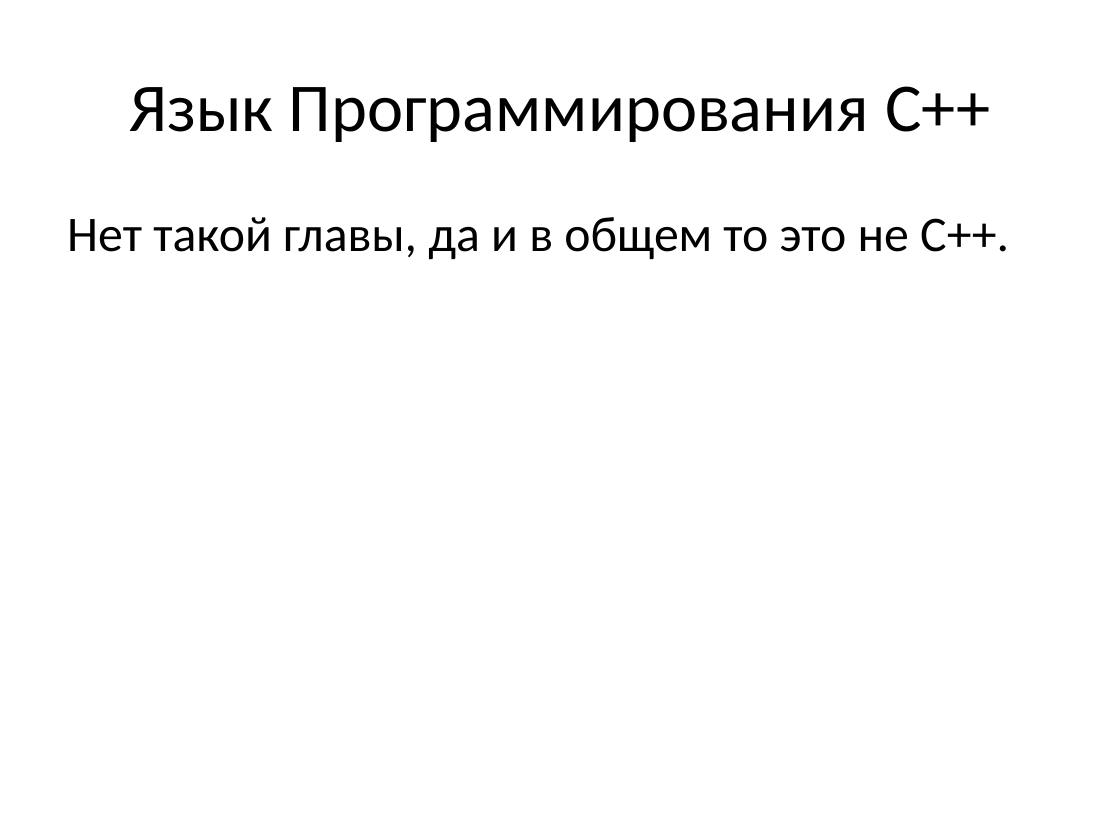
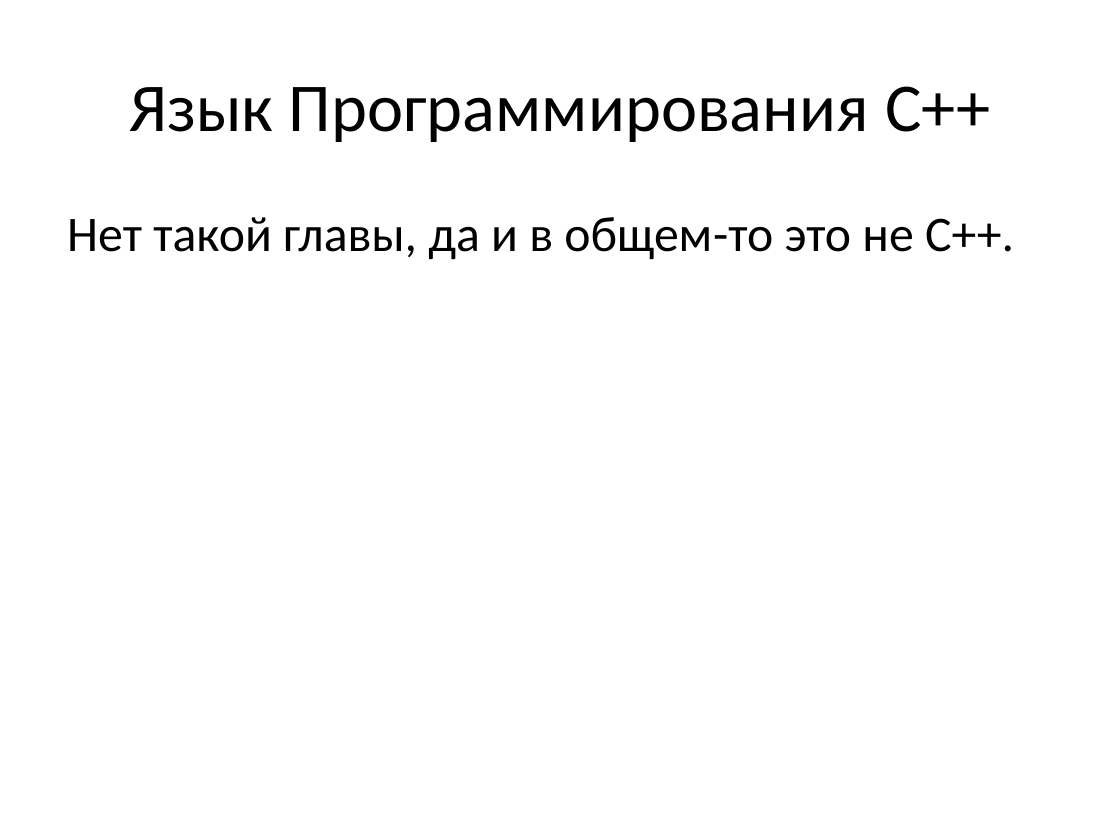
Before and after one commit to russov/cpp_craft_1013, a slide deck: slide 2 of lections/cpp_craft_lec_6_pre.pptx. Drawn at 1120x840 pixels with LibreOffice and Linux fonts; fonts in the diff are those of the drawing. Boxes give left, top, right and bottom in pixels: in the first picture for what was removed or moved away, otherwise in the second. Text is boxed around its words. In the diff, an @@ line names an element or a change of style, - is before the commit and + after.

```diff
--- a/lections/cpp_craft_lec_6_pre.pptx
+++ b/lections/cpp_craft_lec_6_pre.pptx
@@ text at (67, 217, 1014, 260): text changed @@
-Нет такой главы, да и в общем то это не С++.
+Нет такой главы, да и в общем-то это не С++.
```
Also in this commit, not shown: 3 other slides changed.
